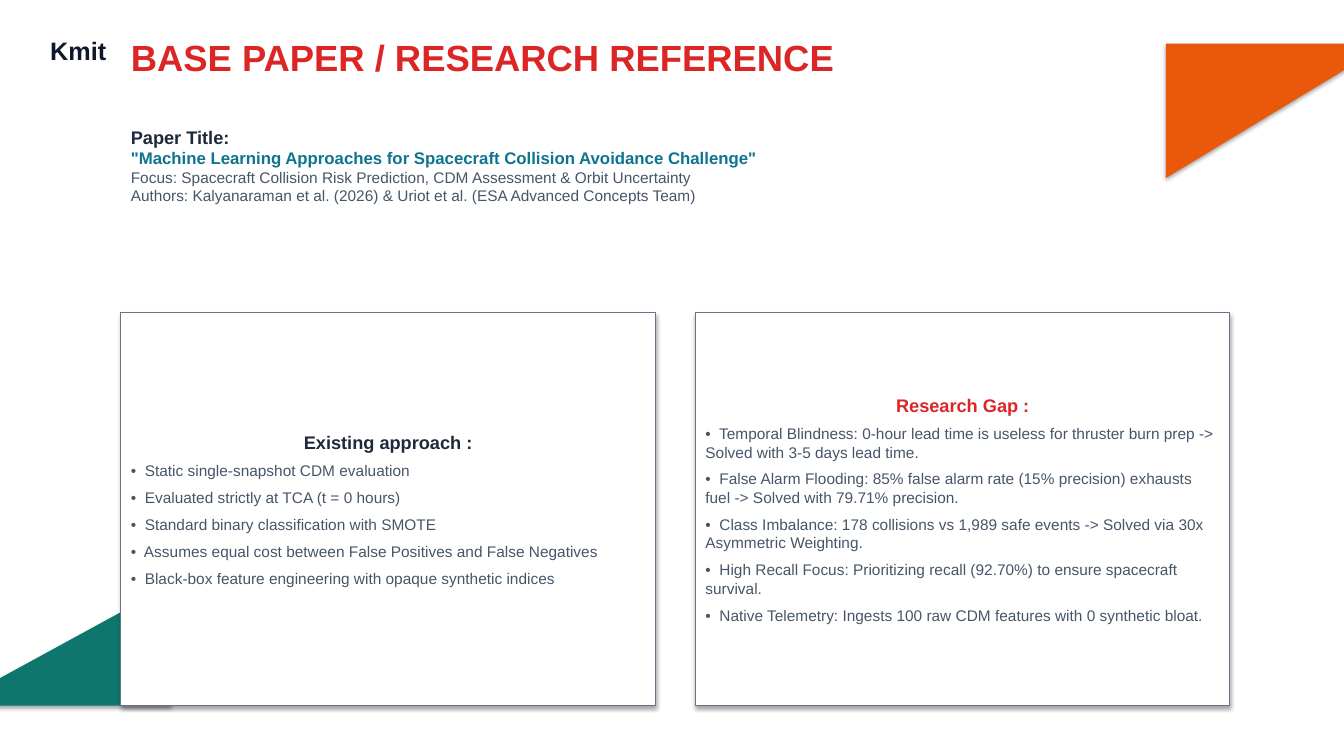
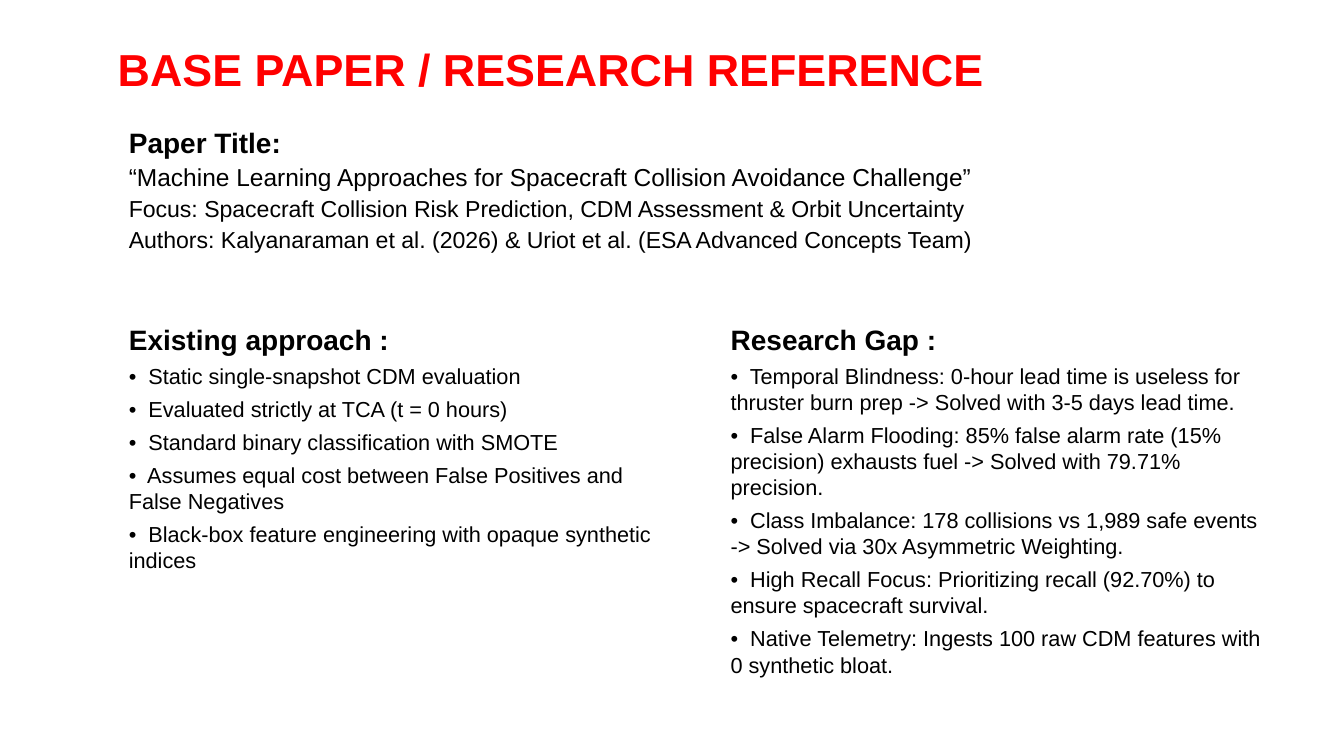
Before and after one commit to akshaybharadwaj45/prahari, a slide deck: slide 5 of docs/Prahari_Presentation.pptx. Drawn at 1344x756 pixels with LibreOffice and Linux fonts; fonts in the diff are those of the drawing; background and template pictures are left out. Boxes give left, top, right and bottom in pixels: in the first picture for what was removed or moved away, otherwise in the second. Text is boxed around its words. In the diff, an @@ line names an element or a change of style, - is before the commit and + after.

Commit message:
feat(presentation): add institutional 13-slide presentation deck with native template assets and system diagrams

```diff
--- a/docs/Prahari_Presentation.pptx
+++ b/docs/Prahari_Presentation.pptx
@@ text removed at bbox=[50, 41, 106, 61] @@
-Kmit
@@ text "BASE PAPER / RESEARCH REFERENCE": place and size @@
-text "BASE PAPER / RESEARCH REFERENCE" at bbox=[131, 45, 833, 72]
+text "BASE PAPER / RESEARCH REFERENCE" at bbox=[118, 54, 983, 87]
@@ text "BASE PAPER / RESEARCH REFERENCE" at bbox=[118, 54, 983, 87]: size 26 to 32 pt, text colour #DC2626 to #FF0000 @@
@@ right triangle removed at bbox=[1166, 44, 1344, 178] @@
@@ text at bbox=[129, 132, 972, 253]: size 13 to 20 pt, text colour #1E293B to #000000 in "Paper Title:"; size 11 to 16.5 pt, text colour #475569 to #000000 in "Focus: Spacecraft Collision Risk Prediction, CDM Assessment ...", "Authors: Kalyanaraman et al. (2026) & Uriot ..."; more space between paragraphs @@
@@ text at bbox=[129, 168, 970, 191]: text changed; size 12 to 17.5 pt; text colour #0E7490 to #000000; bold off @@
-"Machine Learning Approaches for Spacecraft Collision Avoidance Challenge"
+“Machine Learning Approaches for Spacecraft Collision Avoidance Challenge”
@@ text "Existing approach :": place and size @@
-text "Existing approach :" at bbox=[121, 313, 655, 706]
+text "Existing approach :" at bbox=[129, 329, 651, 569]
@@ text "Existing approach :" at bbox=[129, 329, 651, 569]: size 13 to 20 pt, text colour #1E293B to #000000 in "Existing approach :"; size 11 to 15.5 pt, text colour #475569 to #000000; alignment centre to left; less space between paragraphs; vertical alignment middle to top; fill #FFFFFF to none; outline #64748B 0.75 pt to none; shadow off @@
@@ text "Research Gap :": place and size @@
-text "Research Gap :" at bbox=[696, 313, 1230, 706]
+text "Research Gap :" at bbox=[731, 329, 1261, 677]
@@ text "Research Gap :" at bbox=[731, 329, 1261, 677]: size 13 to 20 pt, text colour #DC2626 to #000000 in "Research Gap :"; size 11 to 15.5 pt, text colour #475569 to #000000; alignment centre to left; less space between paragraphs; vertical alignment middle to top; fill #FFFFFF to none; outline #64748B 0.75 pt to none; shadow off @@
@@ right triangle removed at bbox=[0, 585, 171, 706] @@
```
Also in this commit, not shown: 7 other slides changed, 5 slides added, 5 slides removed, 37 other files.
